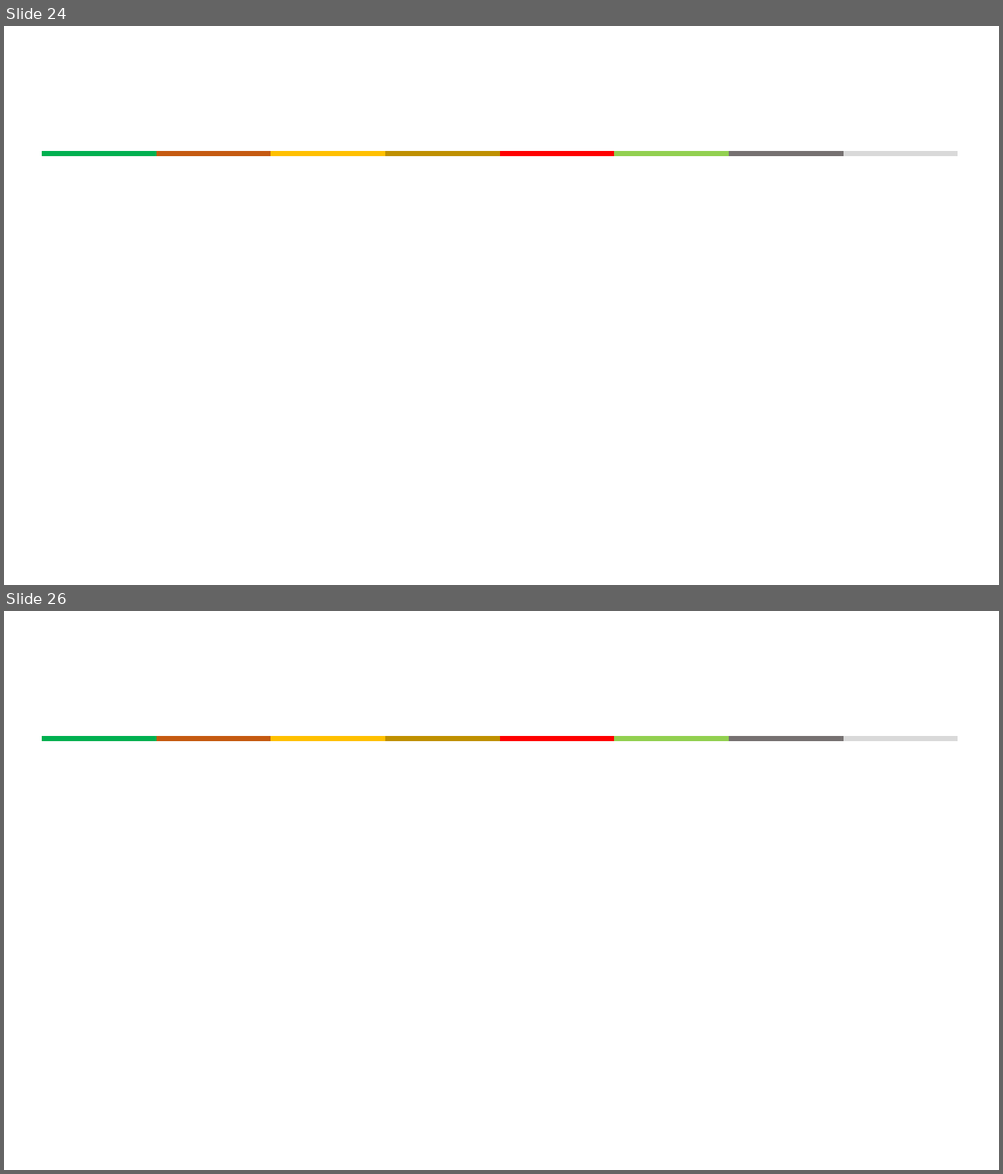
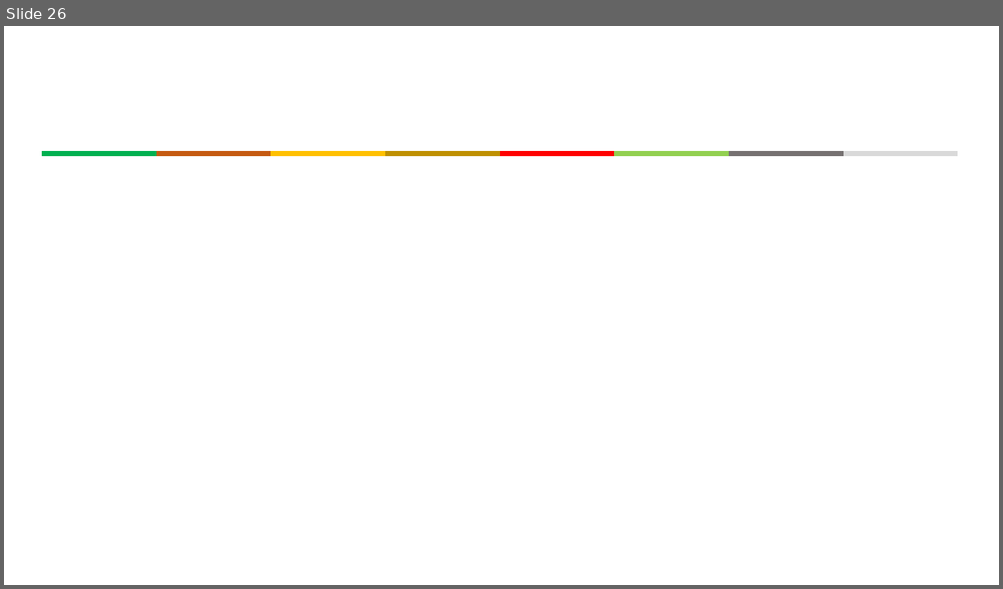
Before and after one commit to kig2929kig/minetest, a slide deck: Minetest와 함께하는 프로그래밍 입문.pptx. Shown one above the other, each under a label of ours: slides 24 and 26 before the commit, slide 26 after it; the slides between them are not shown. The pictures are 1003x1174 and 1003x589 pixels, drawn with LibreOffice and Linux fonts; fonts in the diff are those of the drawing. Boxes give left, top, right and bottom in pixels: in the first picture for what was removed or moved away, otherwise in the second. Text is boxed around its words. In the diff, an @@ line names an element or a change of style, - is before the commit and + after.

```diff
--- a/Minetest와 함께하는 프로그래밍 입문.pptx
+++ b/Minetest와 함께하는 프로그래밍 입문.pptx
@@ slide 26 removed at box(4, 611, 999, 1170), background #FFFFFF @@
@@ line removed from (42, 738) to (156, 738) @@
@@ line removed from (156, 738) to (271, 738) @@
@@ line removed from (271, 738) to (385, 738) @@
@@ line removed from (385, 738) to (499, 738) @@
@@ line removed from (499, 738) to (614, 738) @@
@@ line removed from (614, 738) to (728, 738) @@
@@ line removed from (728, 738) to (843, 738) @@
@@ line removed from (843, 738) to (958, 738) @@
@@ what was slide 24 is now slide 26 @@
```
Also in this commit, not shown: 3 slides changed, 6 slides added, 2 other slides removed.
